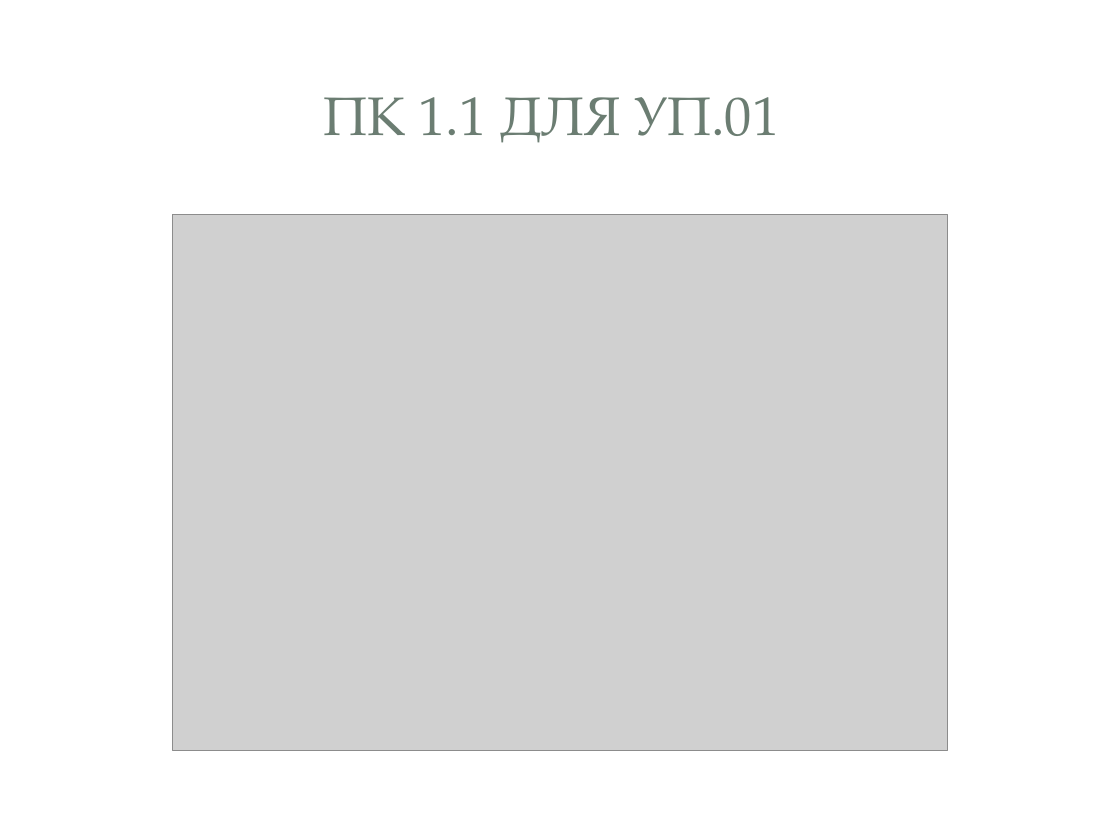
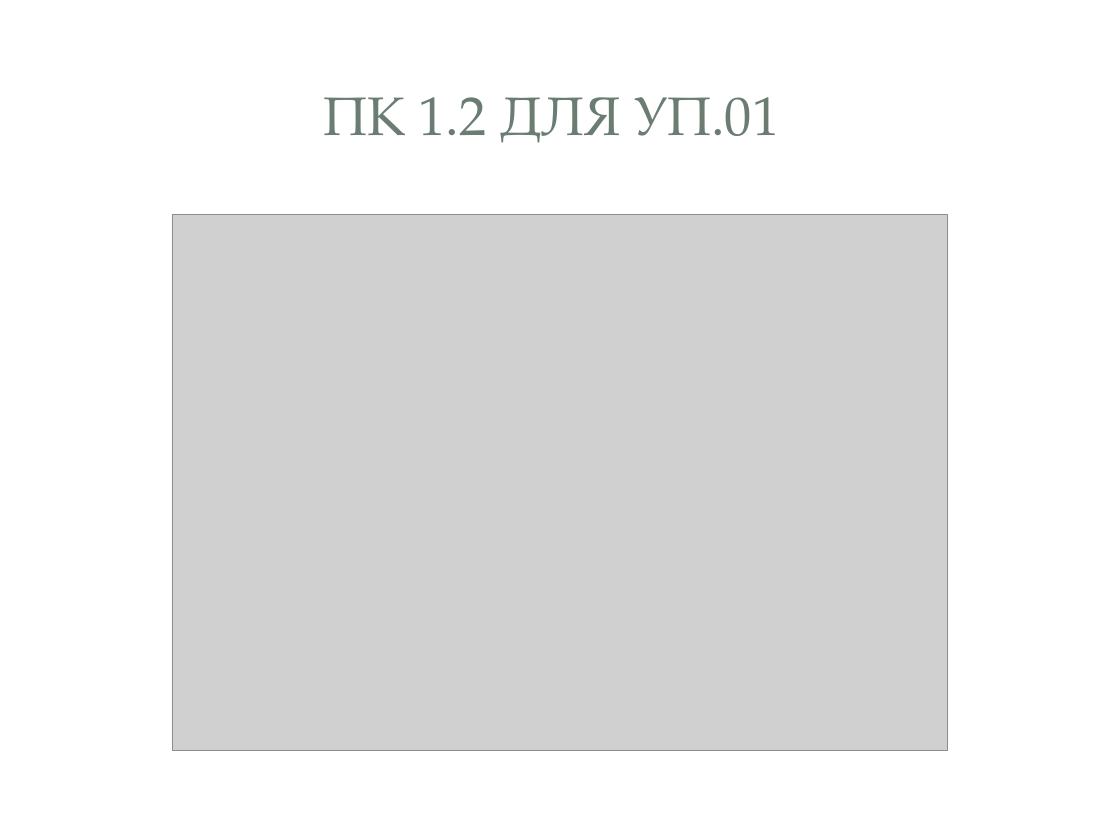
Before and after one commit to prog-kkkmt/p1-17, a slide deck: slide 5 of Модульный экзамен/ПрезентацияМодульныйЭкзамен_Богомолов_П1-17.pptx (slide 4 before the commit). Drawn at 1120x840 pixels with LibreOffice and Linux fonts; fonts in the diff are those of the drawing; grey boxes stand for pictures; background and template pictures are left out. Boxes give left, top, right and bottom in pixels: in the first picture for what was removed or moved away, otherwise in the second. Text is boxed around its words. In the diff, an @@ line names an element or a change of style, - is before the commit and + after.

```diff
--- a/Модульный экзамен/ПрезентацияМодульныйЭкзамен_Богомолов_П1-17.pptx
+++ b/Модульный экзамен/ПрезентацияМодульныйЭкзамен_Богомолов_П1-17.pptx
@@ title at (323, 97, 779, 143): text changed @@
-ПК 1.1 ДЛЯ УП.01
+ПК 1.2 ДЛЯ УП.01
```
Also in this commit, not shown: 2 other slides changed.
